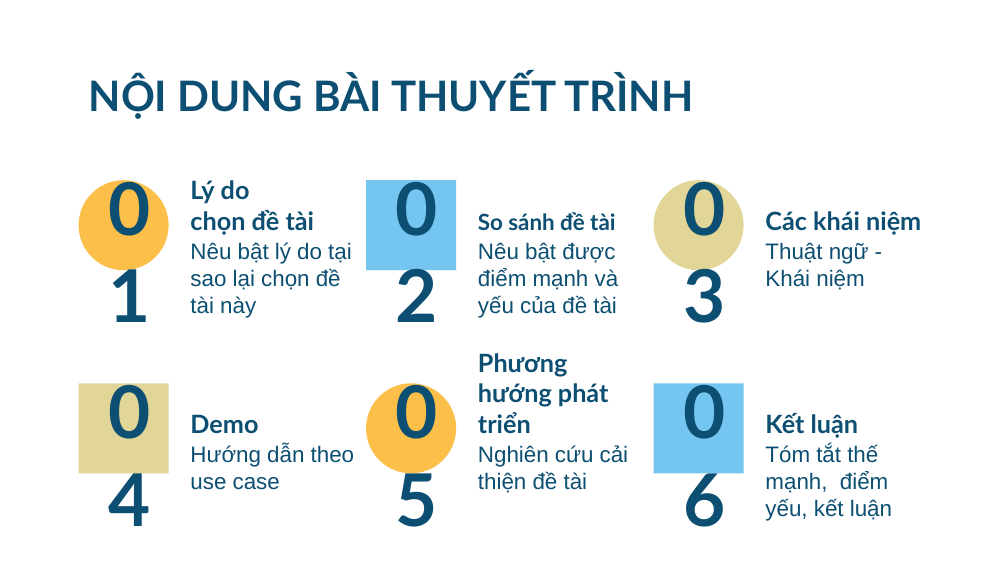
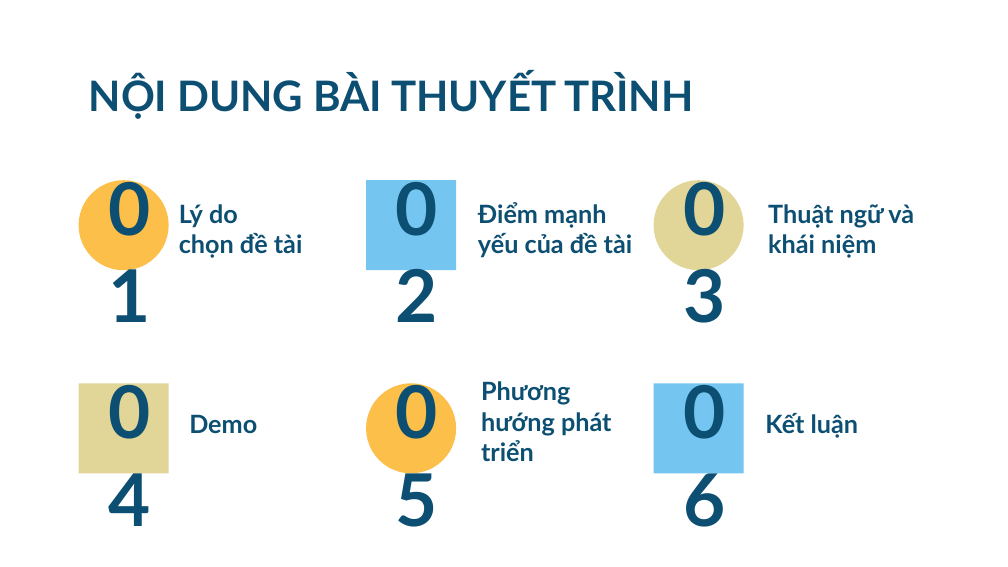
Before and after one commit to npackr/for-mqtt-dashboard, a slide deck: slide 4 of document/presentation.pptx. Drawn at 1008x567 pixels with LibreOffice and Linux fonts; fonts in the diff are those of the drawing. Boxes give left, top, right and bottom in pixels: in the first picture for what was removed or moved away, otherwise in the second. Text is boxed around its words. In the diff, an @@ line names an element or a change of style, - is before the commit and + after.

```diff
--- a/document/presentation.pptx
+++ b/document/presentation.pptx
@@ title "Lý do chọn đề tài" moved from (x1=190, y1=180, x2=315, y2=234) to (x1=179, y1=204, x2=303, y2=258) @@
@@ title at (x1=478, y1=202, x2=633, y2=258): text changed; size 16 to 18 pt @@
-So sánh đề tài
+Điểm mạnh yếu của đề tài
@@ title at (x1=768, y1=204, x2=914, y2=258): text changed @@
-Các khái niệm
+Thuật ngữ và khái niệm
@@ subtitle removed at (x1=190, y1=242, x2=352, y2=318) @@
-Nêu bật lý do tại sao lại chọn đề tài này
@@ subtitle removed at (x1=478, y1=242, x2=619, y2=318) @@
-Nêu bật được điểm mạnh và yếu của đề tài
@@ subtitle removed at (x1=765, y1=242, x2=869, y2=290) @@
-Thuật ngữ - Khái niệm
@@ title "Phương hướng phát triển" moved from (x1=478, y1=353, x2=609, y2=434) to (x1=481, y1=381, x2=612, y2=462) @@
@@ subtitle removed at (x1=190, y1=445, x2=354, y2=490) @@
-Hướng dẫn theo use case
@@ subtitle removed at (x1=478, y1=445, x2=629, y2=493) @@
-Nghiên cứu cải thiện đề tài
@@ subtitle removed at (x1=765, y1=445, x2=892, y2=521) @@
-Tóm tắt thế mạnh, điểm yếu, kết luận
```
Also in this commit, not shown: 1 other slide changed.
